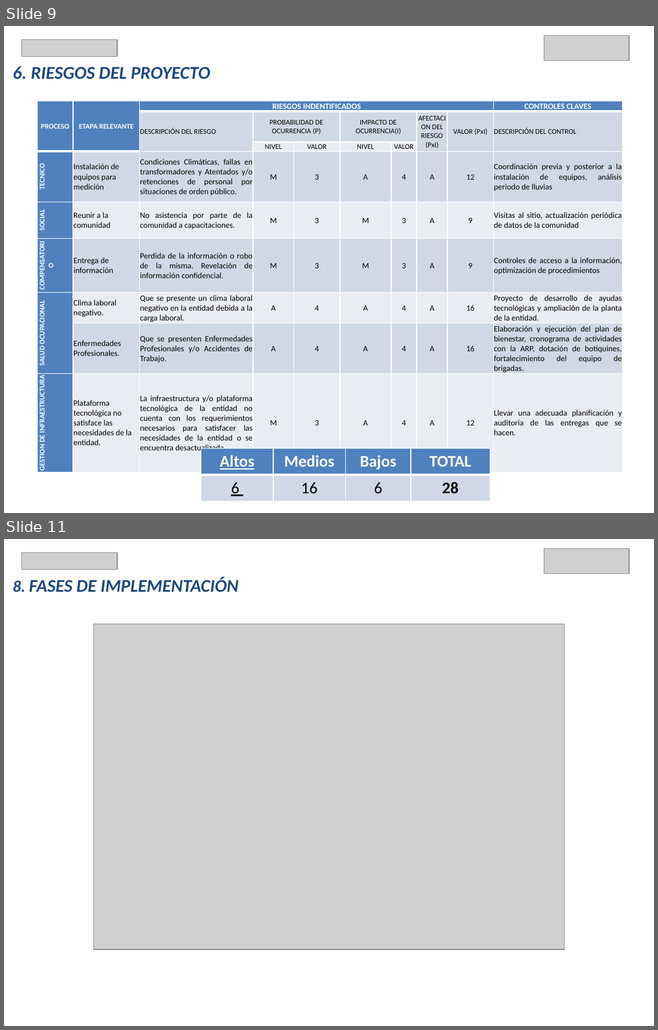
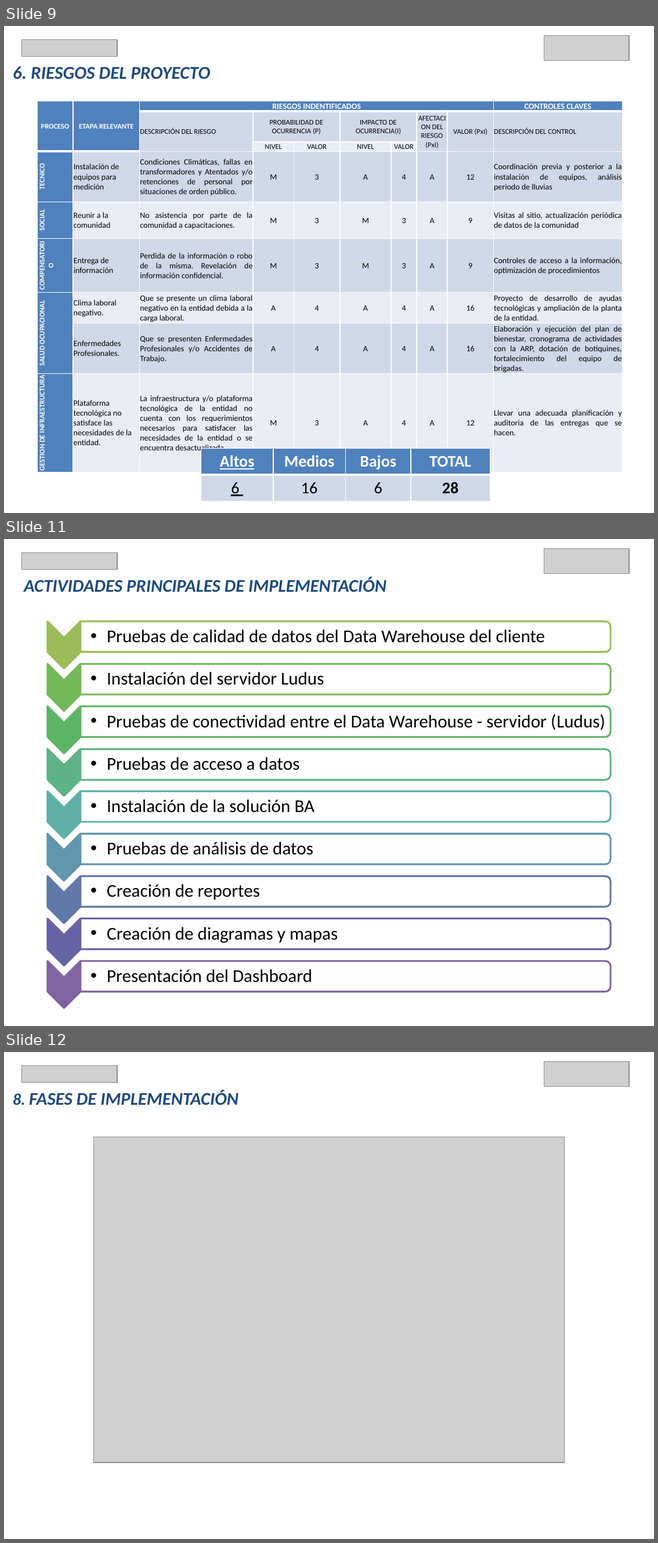
Before and after one commit to JuanCarlosReyesGuerrero/TFG_OBS, a slide deck: PresentacionTFM.pptx. Shown one above the other, each under a label of ours: slides 9 and 11 before the commit, slides 9, 11 and 12 after it; the slides between them are not shown. The pictures are 658x1030 and 658x1543 pixels, drawn with LibreOffice and Linux fonts; fonts in the diff are those of the drawing; grey boxes stand for pictures. Boxes give left, top, right and bottom in pixels: in the first picture for what was removed or moved away, otherwise in the second. Text is boxed around its words. In the diff, an @@ line names an element or a change of style, - is before the commit and + after.

```diff
--- a/PresentacionTFM.pptx
+++ b/PresentacionTFM.pptx
@@ slide 11 added at (4,539,654,1026), background #FFFFFF @@
@@ picture added at (22,553,118,570) @@
@@ picture added at (544,549,629,573) @@
@@ title added at (24,577,386,592), 19.8 pt, text #1F497D, bold, italic @@
+ACTIVIDADES PRINCIPALES DE IMPLEMENTACIÓN
@@ group added at (48,621,610,1009): 9 chevrons, 9 round same rects, 9 texts @@
+  •• Pruebas de calidad de datos del Data Warehouse del cliente
+  •• Instalación del servidor Ludus
+  •• Pruebas de conectividad entre el Data Warehouse - servidor (Ludus)
+  •• Pruebas de acceso a datos
+  •• Instalación de la solución BA
+  •• Pruebas de análisis de datos
+  •• Creación de reportes
+  •• Creación de diagramas y mapas
+  •• Presentación del Dashboard
@@ what was slide 11 is now slide 12 @@
```
Also in this commit, not shown: 5 slides changed.
